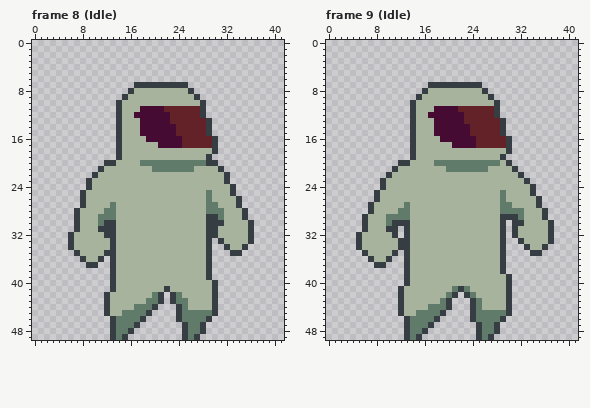
One commit to this pixel-art file: _asset_builders/sprites/player.ase. Above: the version before the commit.
42x50 pixels, 28 frames. Shown: frame 8 (Idle), frame 9 (Idle). The commit also changed other frames, which this record leaves out.
The same view after the edit:
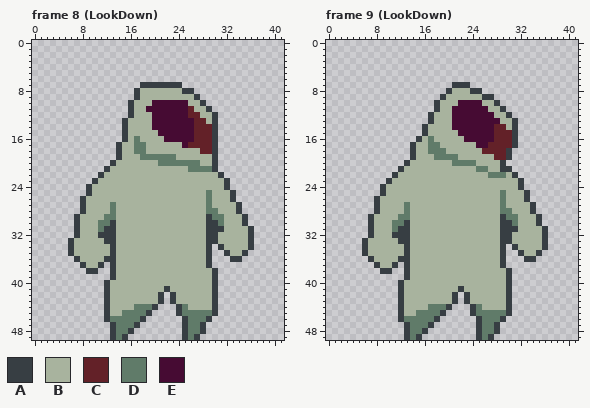
Palette (. is transparent): A #373e43  B #a8b39e  C #632128  D #607b69  E #460b33
Log entry: Added look down animation.
The edit:
--- frame 8 (LookDown), layer "Layer 2"
@@ x 0..41 @@
  6 ..........................................
- 7 .................AAAAAAAAA................
- 8 ................ABBBBBBBBBA...............
- 9 ...............ABBBBBBBBBBBA..............
-10 ..............ABBBBBBBBBBBBBA.............
-11 ..............ABBBEEEECCCCCCA.............
-12 ..............ABBEEEEEECCCCCA.............
-13 ..............ABBBEEEEECCCCCCA............
-14 ..............ABBBEEEEEECCCCCA............
-15 ..............ABBBEEEEEECCCCCA............
-16 ..............ABBBBEEEEEECCCCCA...........
-17 ..............ABBBBBBEEEECCCCCA...........
-18 ..............ABBBBBBBBBBBBBBBA...........
-19 ..............ABBBBBBBBBBBBBBA............
-20 ............AABBBBDDDDDDDDDDDAA...........
-21 ...........ABBBBBBBBDDDDDDDBBBBA..........
-22 ..........ABBBBBBBBBBBBBBBBBBBBBA.........
-23 .........ABBBBBBBBBBBBBBBBBBBBBBA.........
-24 .........ABBBBBBBBBBBBBBBBBBBBBBBA........
-25 ........ABBBBBBBBBBBBBBBBBBBBDBBBA........
-26 ........ABBBBBBBBBBBBBBBBBBBBDBBBBA.......
-27 ........ABBBBDBBBBBBBBBBBBBBBDDBBBA.......
-28 .......ABBBBDDBBBBBBBBBBBBBBBDDDBBBA......
-29 .......ABBBDDDBBBBBBBBBBBBBBBAADBBBA......
-30 .......ABBBDAABBBBBBBBBBBBBBBAAABBBBA.....
-31 .......ABBBAAABBBBBBBBBBBBBBBAABBBBBA.....
-32 ......ABBBBBAABBBBBBBBBBBBBBBAABBBBBA.....
-33 ......ABBBBBBABBBBBBBBBBBBBBBA.ABBBBA.....
-34 ......ABBBBBBABBBBBBBBBBBBBBBA..ABBA......
-35 .......ABBBBAABBBBBBBBBBBBBBBA...AA.......
-36 ........ABBA.ABBBBBBBBBBBBBBBA............
-37 .........AA..ABBBBBBBBBBBBBBBA............
-38 .............ABBBBBBBBBBBBBBBA............
-39 .............ABBBBBBBBBBBBBBBA............
-40 .............ABBBBBBBBBBBBBBBBA...........
-41 .............ABBBBBBBBABBBBBBBA...........
-42 ............ABBBBBBBDA.ADBBBBBA...........
-43 ............ABBBBBBDDA.ADDBBBBA...........
+ 7 ..................AAAAAAA.................
+ 8 .................ABBBBBBBAA...............
+ 9 .................ABBBBBBBBBA..............
+10 ................ABBBEEEEEEBBA.............
+11 ................ABBEEEEEEECBBA............
+12 ................ABBBEEEEEECCBBA...........
+13 ...............ABBBBEEEEEEECCBA...........
+14 ...............ABBBBEEEEEEECCCA...........
+15 ...............ABBBBBEEEEEECCCA...........
+16 ...............ABDBBBBEEEEECCCA...........
+17 ..............ABBDDBBBBBBECCCCA...........
+18 ..............ABBDDBBBBBBBBBCCA...........
+19 ..............ABBBDDDDDDBBBBBBA...........
+20 .............ABBBBBBBDDDDDDDBBA...........
+21 ............ABBBBBBBBBBBBBDDDDA...........
+22 ...........ABBBBBBBBBBBBBBBBBBBA..........
+23 ..........ABBBBBBBBBBBBBBBBBBBBBA.........
+24 .........ABBBBBBBBBBBBBBBBBBBBBBA.........
+25 .........ABBBBBBBBBBBBBBBBBBBDBBBA........
+26 ........ABBBBBBBBBBBBBBBBBBBBDBBBA........
+27 ........ABBBBDBBBBBBBBBBBBBBBDBBBBA.......
+28 ........ABBBBDBBBBBBBBBBBBBBBDDBBBA.......
+29 .......ABBBBDDBBBBBBBBBBBBBBBADDBBBA......
+30 .......ABBBDDABBBBBBBBBBBBBBBAADBBBA......
+31 .......ABBBDAABBBBBBBBBBBBBBBAAABBBBA.....
+32 .......ABBBAAABBBBBBBBBBBBBBBAABBBBBA.....
+33 ......ABBBBBAABBBBBBBBBBBBBBBAABBBBBA.....
+34 ......ABBBBBBABBBBBBBBBBBBBBBA.ABBBBA.....
+35 ......ABBBBBBABBBBBBBBBBBBBBBA..ABBA......
+36 .......ABBBBAABBBBBBBBBBBBBBBA...AA.......
+37 ........ABBA.ABBBBBBBBBBBBBBBA............
+38 .........AA..ABBBBBBBBBBBBBBBBA...........
+39 .............ABBBBBBBBBBBBBBBBA...........
+40 ............ABBBBBBBBBBBBBBBBBA...........
+41 ............ABBBBBBBBBABBBBBBBA...........
+42 ............ABBBBBBBBA.ABBBBBBA...........
+43 ............ABBBBBBBBA.ABBBBBBA...........
 44 ............ABBBBDDDA...ADBBBBA...........
 45 ............ABBDDDDA....ADDDDDA...........
-46 .............ADDDDA.....ADDDDA............
+46 ............ADDDDDA......ADDDA............
 47 .............ADDDA.......ADDA.............
--- frame 9 (LookDown), layer "Layer 2"
@@ x 0..41 @@
  6 ..........................................
- 7 .................AAAAAAAAA................
- 8 ................ABBBBBBBBBA...............
- 9 ...............ABBBBBBBBBBBA..............
-10 ..............ABBBBBBBBBBBBBA.............
-11 ..............ABBBEEEECCCCCCA.............
-12 ..............ABBEEEEEECCCCCA.............
-13 ..............ABBBEEEEECCCCCCA............
-14 ..............ABBBEEEEEECCCCCA............
-15 ..............ABBBEEEEEECCCCCA............
-16 ..............ABBBBEEEEEECCCCCA...........
-17 ..............ABBBBBBEEEECCCCCA...........
-18 ..............ABBBBBBBBBBBBBBBA...........
-19 ..............ABBBBBBBBBBBBBBA............
-20 ............AABBBBDDDDDDDDDDDBA...........
-21 ...........ABBBBBBBBDDDDDDDBBBBA..........
-22 ..........ABBBBBBBBBBBBBBBBBBBBBA.........
-23 .........ABBBBBBBBBBBBBBBBBBBBBBBA........
-24 .........ABBBBBBBBBBBBBBBBBBBBBBBBA.......
-25 ........ABBBBBBBBBBBBBBBBBBBBDBBBBA.......
-26 ........ABBBBBBBBBBBBBBBBBBBBDBBBBBA......
-27 .......ABBBBBDBBBBBBBBBBBBBBBDDBBBBA......
-28 .......ABBBBDDBBBBBBBBBBBBBBBDDDDBBBA.....
-29 ......ABBBDDDDBBBBBBBBBBBBBBBAAADBBBA.....
-30 ......ABBBDAAABBBBBBBBBBBBBBBA.AABBBBA....
-31 ......ABBBAA.ABBBBBBBBBBBBBBBA.ABBBBBA....
-32 .....ABBBBBA.ABBBBBBBBBBBBBBBA.ABBBBBA....
-33 .....ABBBBBBAABBBBBBBBBBBBBBBA..ABBBBA....
-34 .....ABBBBBBAABBBBBBBBBBBBBBBA...ABBA.....
-35 ......ABBBBA.ABBBBBBBBBBBBBBBA....AA......
-36 .......ABBA..ABBBBBBBBBBBBBBBA............
-37 ........AA...ABBBBBBBBBBBBBBBA............
-38 .............ABBBBBBBBBBBBBBBA............
+ 7 .....................AAA..................
+ 8 ....................ABBBAA................
+ 9 ...................ABBBBBBAA..............
+10 ..................ABBBEEEEBBA.............
+11 ..................ABBEEEEEEBBA............
+12 .................ABBBEEEEEEEBBA...........
+13 .................ABBBEEEEEEEEBBA..........
+14 ................ABBBBEEEEEEECCBA..........
+15 ................ABBBBBEEEEEECCCA..........
+16 ...............ABDBBBBBEEEEECCCA..........
+17 ..............ABBDDBBBBBBEECCCCA..........
+18 ..............ABBDDDBBBBBBCCCCA...........
+19 ..............ABBBDDDDBBBBBBCCA...........
+20 .............ABBBBBBBDDDDBBBBA............
+21 ............ABBBBBBBBBBBBDDBBAA...........
+22 ...........ABBBBBBBBBBBBBBBDDDBA..........
+23 ..........ABBBBBBBBBBBBBBBBBBBBBA.........
+24 .........ABBBBBBBBBBBBBBBBBBBBBBA.........
+25 .........ABBBBBBBBBBBBBBBBBBBDBBBA........
+26 ........ABBBBBBBBBBBBBBBBBBBBDBBBA........
+27 ........ABBBBDBBBBBBBBBBBBBBBDBBBBA.......
+28 ........ABBBBDBBBBBBBBBBBBBBBDDBBBA.......
+29 .......ABBBBDDBBBBBBBBBBBBBBBADDBBBA......
+30 .......ABBBDDABBBBBBBBBBBBBBBAADBBBA......
+31 .......ABBBDAABBBBBBBBBBBBBBBAAABBBBA.....
+32 .......ABBBAAABBBBBBBBBBBBBBBAABBBBBA.....
+33 ......ABBBBBAABBBBBBBBBBBBBBBAABBBBBA.....
+34 ......ABBBBBBABBBBBBBBBBBBBBBA.ABBBBA.....
+35 ......ABBBBBBABBBBBBBBBBBBBBBA..ABBA......
+36 .......ABBBBAABBBBBBBBBBBBBBBA...AA.......
+37 ........ABBA.ABBBBBBBBBBBBBBBA............
+38 .........AA..ABBBBBBBBBBBBBBBBA...........
 39 .............ABBBBBBBBBBBBBBBBA...........
-40 .............ABBBBBBBBBBBBBBBBA...........
-41 ............ABBBBBBBBDADBBBBBBA...........
-42 ............ABBBBBBBDA.ADBBBBBA...........
-43 ............ABBBBBBDA...ADBBBBA...........
+40 ............ABBBBBBBBBBBBBBBBBA...........
+41 ............ABBBBBBBBBABBBBBBBA...........
+42 ............ABBBBBBBBA.ABBBBBBA...........
+43 ............ABBBBBBBBA.ABBBBBBA...........
 44 ............ABBBBDDDA...ADBBBBA...........
 45 ............ABBDDDDA....ADDDDDA...........
-46 .............ADDDDA.....ADDDDA............
+46 ............ADDDDDA......ADDDA............
 47 .............ADDDA.......ADDA.............
